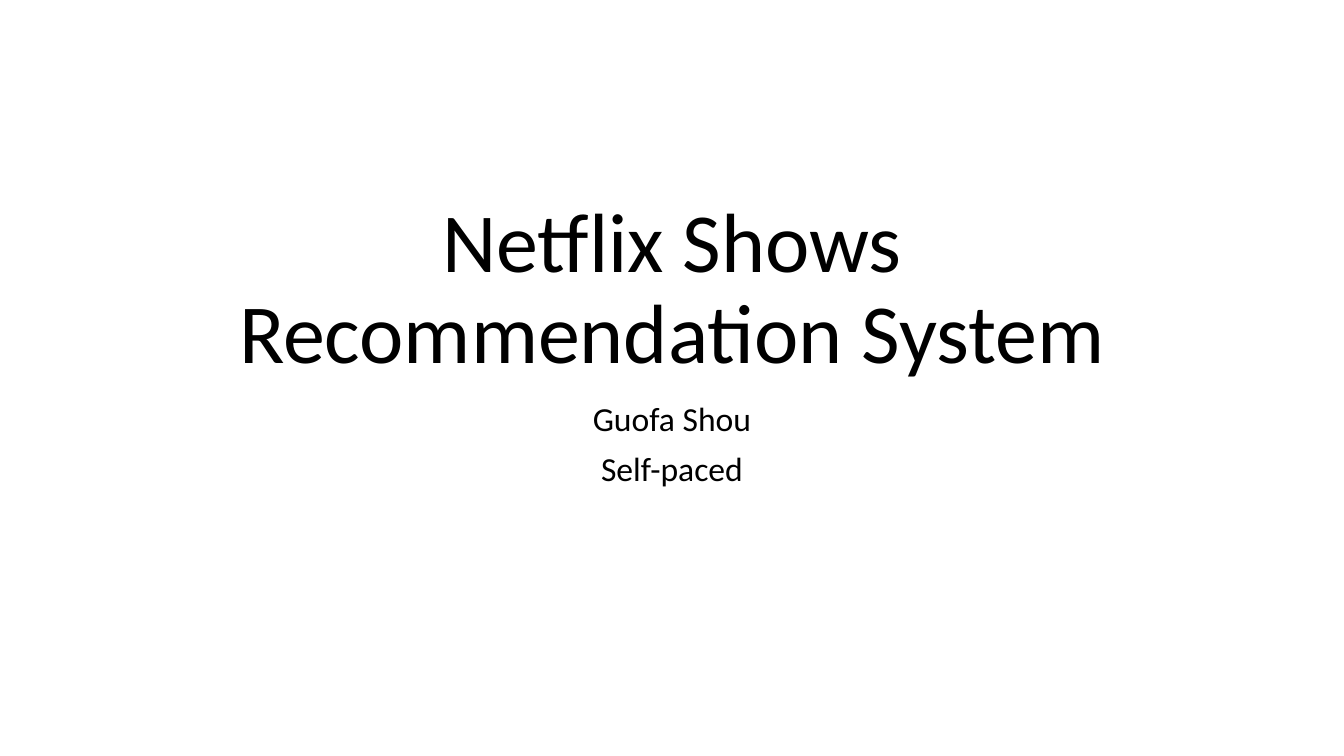
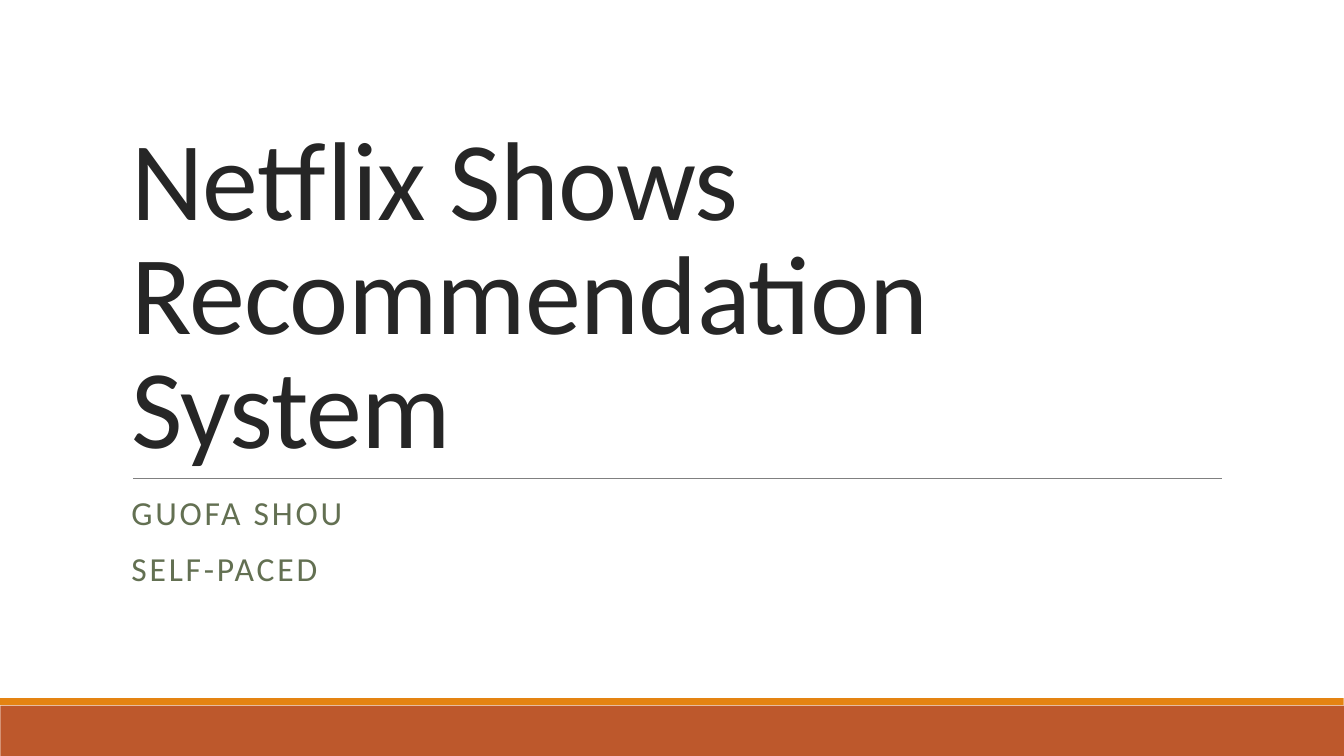
Before and after one commit to eegshou/proj5, a slide deck: slide 1 of Presentation_project5.pptx. Drawn at 1344x756 pixels with LibreOffice and Linux fonts; fonts in the diff are those of the drawing. Boxes give left, top, right and bottom in pixels: in the first picture for what was removed or moved away, otherwise in the second. Text is boxed around its words. In the diff, an @@ line names an element or a change of style, - is before the commit and + after.

```diff
--- a/Presentation_project5.pptx
+++ b/Presentation_project5.pptx
@@ title "Netflix Shows Recommendation System": place and size @@
-title "Netflix Shows Recommendation System" at [239,213,1105,377]
+title "Netflix Shows Recommendation System" at [131,142,928,466]
@@ title "Netflix Shows Recommendation System" at [131,142,928,466]: size 60 to 80 pt, text colour #000000 to #262626, letter spacing 0 to -0.5 pt; alignment centre to left; line spacing 0.9 to 0.85 @@
@@ line added from (133, 479) to (1222, 479), #808080 0.5 pt @@
@@ subtitle at [131,503,343,581]: text changed; text colour #000000 to #637052 @@
-Guofa Shou
-Self-paced
+GUOFA SHOU
+SELF-PACED
@@ rectangle added at [0,706,1344,756], fill #BD582C @@
@@ rectangle added at [0,699,1344,706], fill #E48312 @@
```
Also in this commit, not shown: 6 other slides changed, 4 slides added, 3 slides removed, 3 other files.
